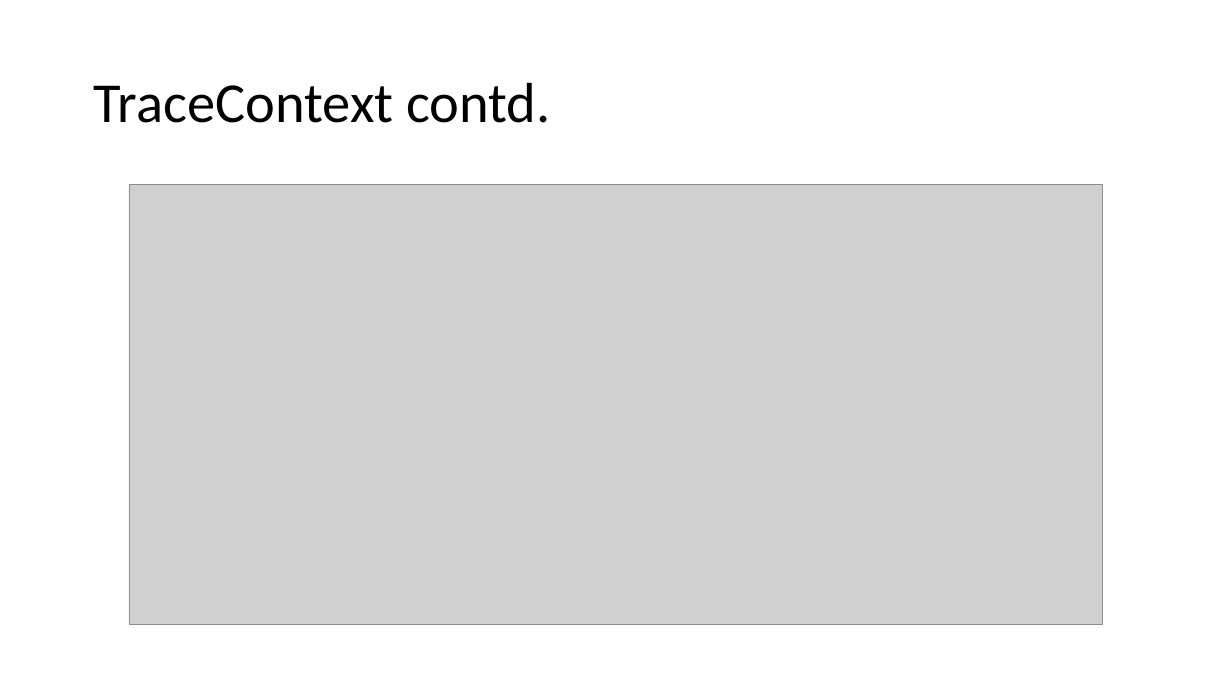
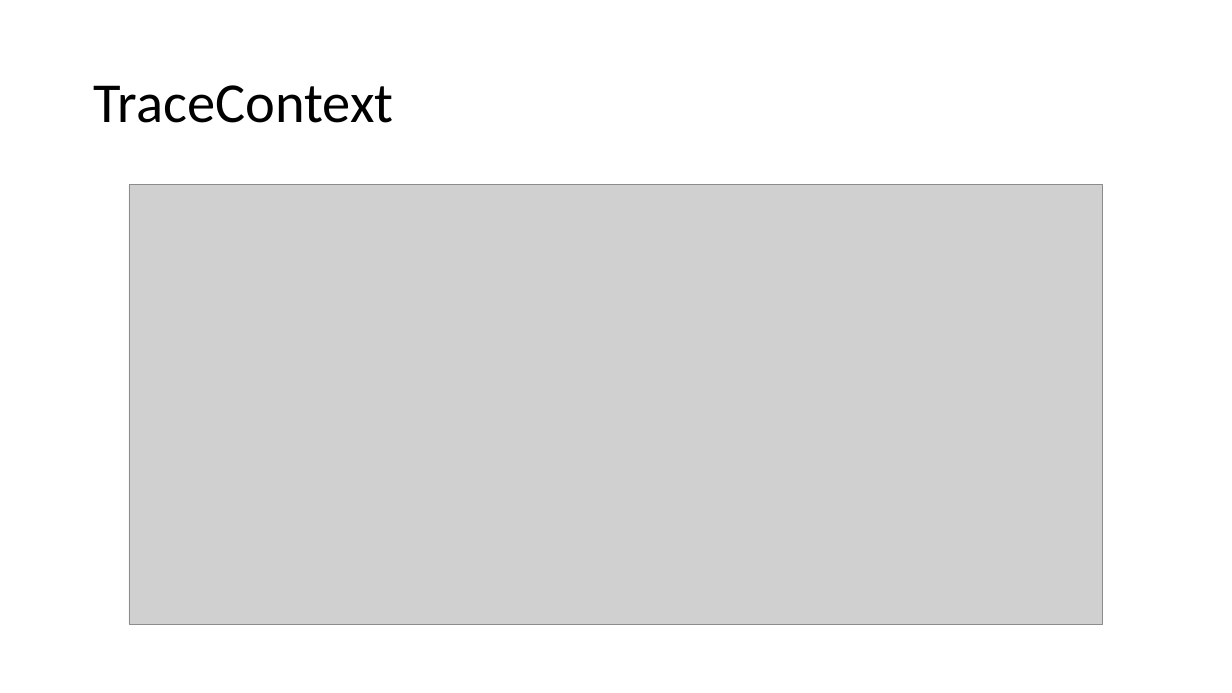
Before and after one commit to ProgrammerAL/Presentations-2023, a slide deck: slide 13 of 2023-03 - Orlando Code Camp - OpenTelemetry/Presentation.pptx. Drawn at 1232x693 pixels with LibreOffice and Linux fonts; fonts in the diff are those of the drawing; grey boxes stand for pictures. Boxes give left, top, right and bottom in pixels: in the first picture for what was removed or moved away, otherwise in the second. Text is boxed around its words. In the diff, an @@ line names an element or a change of style, - is before the commit and + after.

```diff
--- a/2023-03 - Orlando Code Camp - OpenTelemetry/Presentation.pptx
+++ b/2023-03 - Orlando Code Camp - OpenTelemetry/Presentation.pptx
@@ title at (x1=94, y1=85, x2=394, y2=123): text changed @@
-TraceContext contd.
+TraceContext
```
Also in this commit, not shown: 6 other slides changed, 5 slides added.
